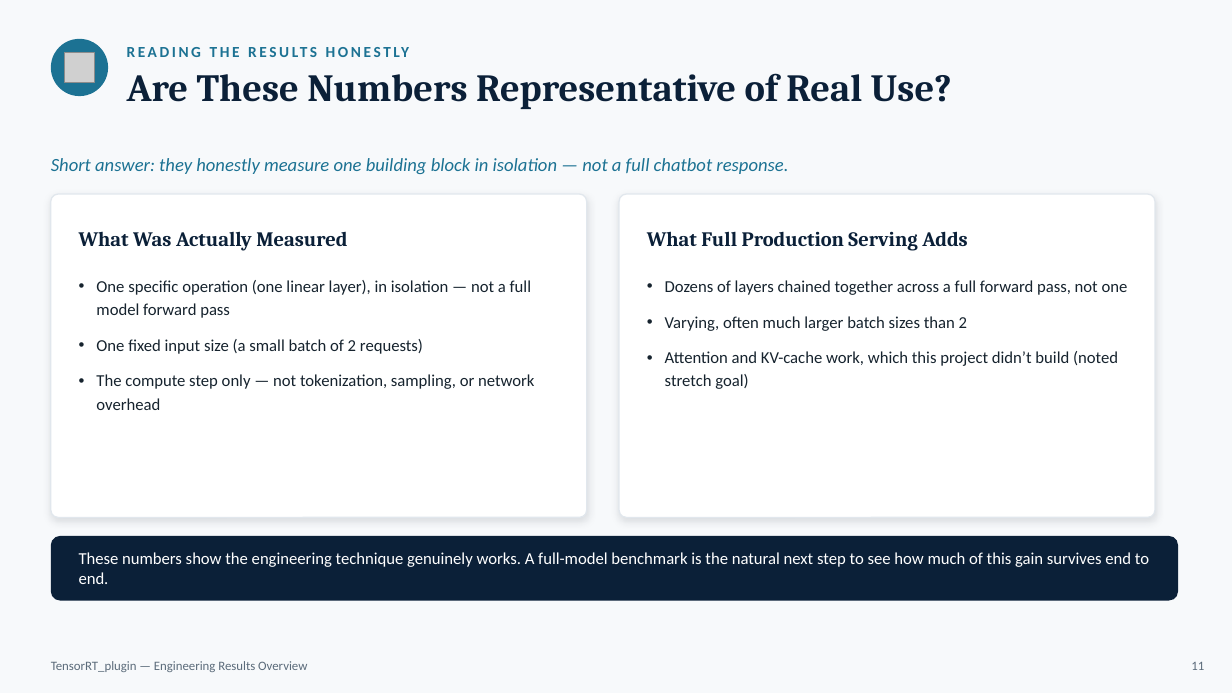
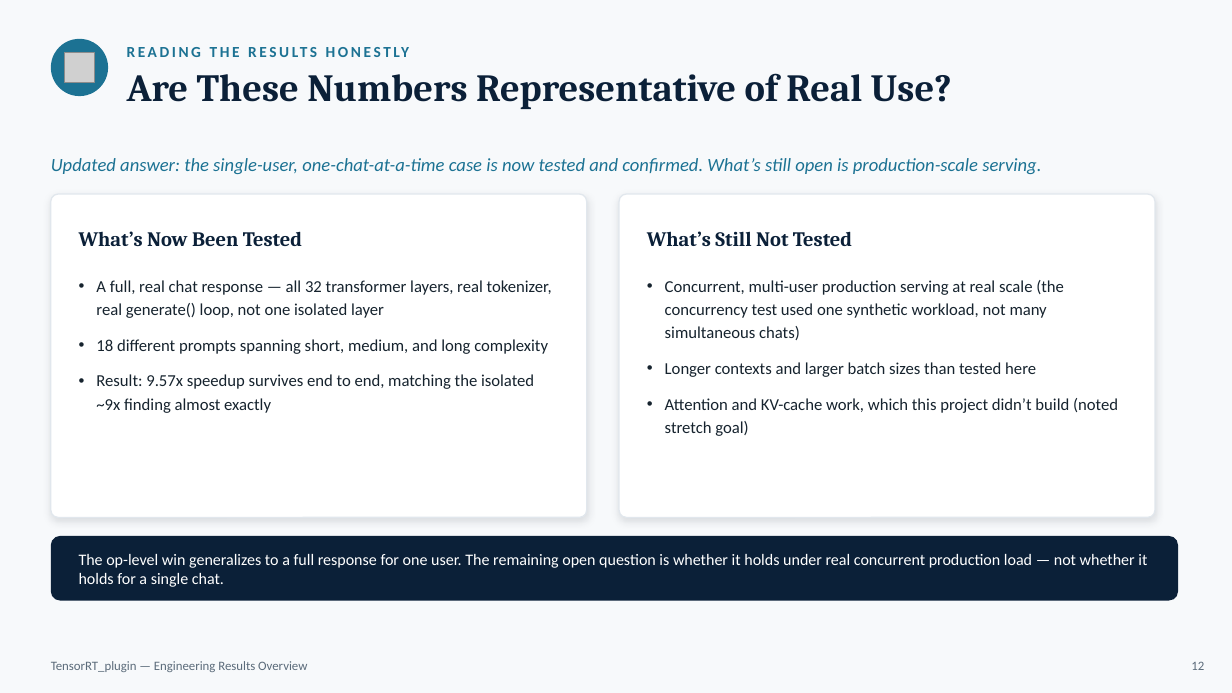
Before and after one commit to npwa/TensorRT_plugin, a slide deck: slide 12 of Doc/tensorrt_plugin_overview.pptx (slide 11 before the commit). Drawn at 1232x693 pixels with LibreOffice and Linux fonts; fonts in the diff are those of the drawing; grey boxes stand for pictures. Boxes give left, top, right and bottom in pixels: in the first picture for what was removed or moved away, otherwise in the second. Text is boxed around its words. In the diff, an @@ line names an element or a change of style, - is before the commit and + after.

Commit message:
Phase 5B: confirm the kernel speedup survives a full chat response
- Add EagerInt4Linear/KernelInt4Linear drop-in modules and module
  substitution across all 32 layers, reusing Evol_inference's approach
- Run 18 real chat prompts (short/medium/long) through a full generate()
  call: 9.57x end-to-end speedup (95% CI 9.15x-9.99x), matching Phase 5's
  isolated ~9x finding almost exactly
- Add transformers/accelerate/matplotlib/scipy to requirements.txt
- Update the overview deck: new slide with the per-prompt speedup chart,
  revised representativeness and takeaway slides to reflect what's now
  confirmed vs. still open (concurrent production-scale serving)

```diff
--- a/Doc/tensorrt_plugin_overview.pptx
+++ b/Doc/tensorrt_plugin_overview.pptx
@@ text at [51,158,1041,174]: text changed @@
-Short answer: they honestly measure one building block in isolation — not a full chatbot response.
+Updated answer: the single-user, one-chat-at-a-time case is now tested and confirmed. What’s still open is production-scale serving.
@@ text at [79,231,302,246]: text changed @@
-What Was Actually Measured
+What’s Now Been Tested
@@ text at [647,231,852,246]: text changed @@
-What Full Production Serving Adds
+What’s Still Not Tested
@@ text at [96,280,552,413]: text changed @@
-• One specific operation (one linear layer), in isolation — not a full model forward pass
-• One fixed input size (a small batch of 2 requests)
-• The compute step only — not tokenization, sampling, or network overhead
+• A full, real chat response — all 32 transformer layers, real tokenizer, real generate() loop, not one isolated layer
+• 18 different prompts spanning short, medium, and long complexity
+• Result: 9.57x speedup survives end to end, matching the isolated ~9x finding almost exactly
@@ text at [665,280,1064,377]: text changed @@
-• Dozens of layers chained together across a full forward pass, not one
-• Varying, often much larger batch sizes than 2
+• Concurrent, multi-user production serving at real scale (the concurrency test used one synthetic workload, not many simultaneous chats)
+• Longer contexts and larger batch sizes than tested here
@@ text at [79,554,1147,587]: text changed; size 13 to 12.5 pt @@
-These numbers show the engineering technique genuinely works. A full-model benchmark is the natural next step to see how much of this gain survives end to end.
+The op-level win generalizes to a full response for one user. The remaining open question is whether it holds under real concurrent production load — not whether it holds for a single chat.
@@ text at [1191,661,1204,670]: text changed @@
-11
+12
```
Also in this commit, not shown: 1 other slide changed, 1 slide added, 5 other files.
